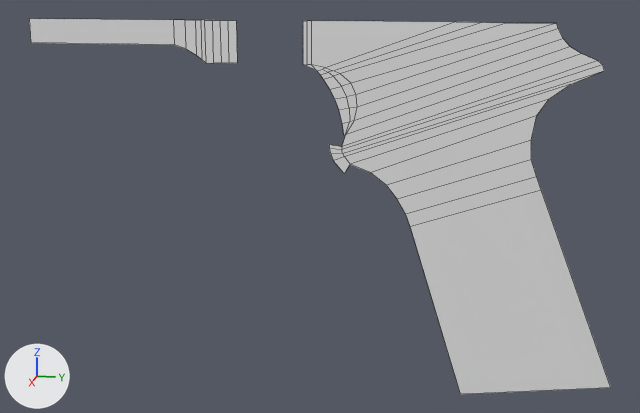
Renders of the Blender file models-source/0.5 - Blockouts/Weapons/m1911Blockout.blend from each side of a commit.
Both versions are drawn from a 50 mm camera at (0.2426, -0.0105, 0.117) aimed at (-0.0019, -0.0594, 0.0559). The lights are fixed; the arrows at lower left show +X, +Y and +Z. Mesh edges are drawn as thin lines.
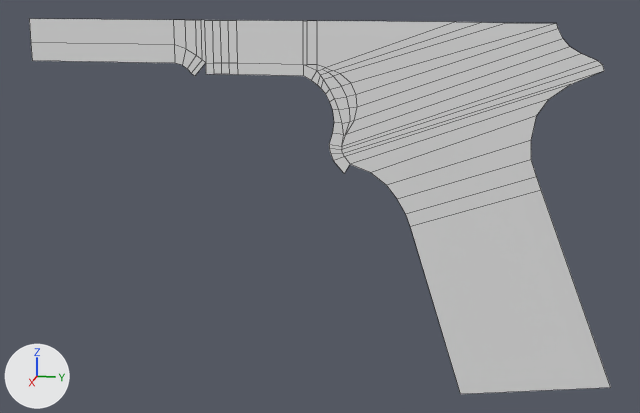
Where the change shows, as pixel boxes [x1, y1, x2, y2] in the pictures (640 x 413 px):
```json
{"part": 1, "of": "me_plane", "change": "built on", "before": [305, 21, 454, 71], "after": [31, 20, 454, 147]}
```

Scene script edits in JSON lines:
```json
{"block": "me_plane", "where": "# used by ob_plane; location = (0.0, 0.0, 0.0)"}
{"op": "remove", "block": "me_plane", "code": "me_plane.from_pydata(...)  # 85 vertices, 50 faces; spans x -0.001, y -0.146..0.025, z 0.001..0.108"}
{"op": "add", "block": "me_plane", "code": "me_plane.from_pydata(...)  # 105 vertices, 71 faces; spans x -0.001, y -0.146..0.025, z 0.001..0.108"}
{"block": "me_plane", "change": "me_plane part 1"}
{"block": "me_plane", "change": "2 vertices move from x -0.001, y -0.062, z 0.097..0.108 to x -0.001, y -0.06, z 0.097..0.108"}
{"block": "me_plane", "change": "14 vertices are added at x -0.001, y -0.146..-0.055, z 0.077..0.096"}
{"block": "me_plane", "change": "6 new vertices lie (0.0, 0.0, -0.004) away from vertices in x -0.001, y -0.093..-0.064, z 0.097"}
{"block": "me_plane", "change": "21 new faces join them"}
```
